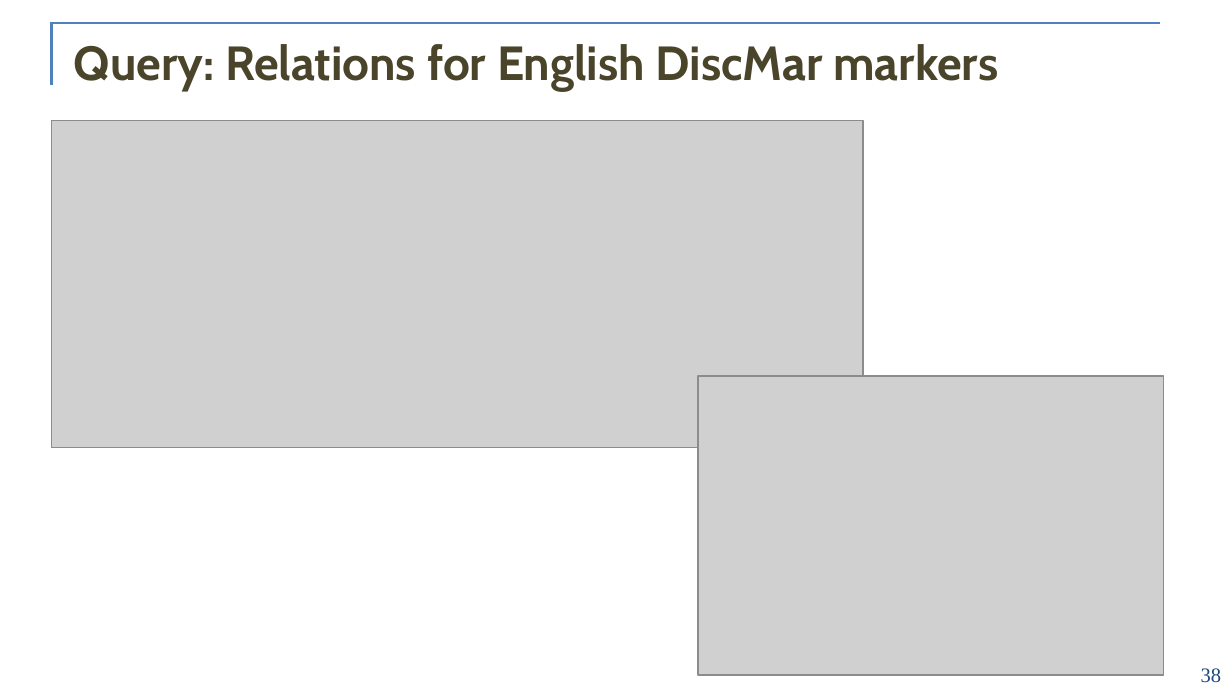
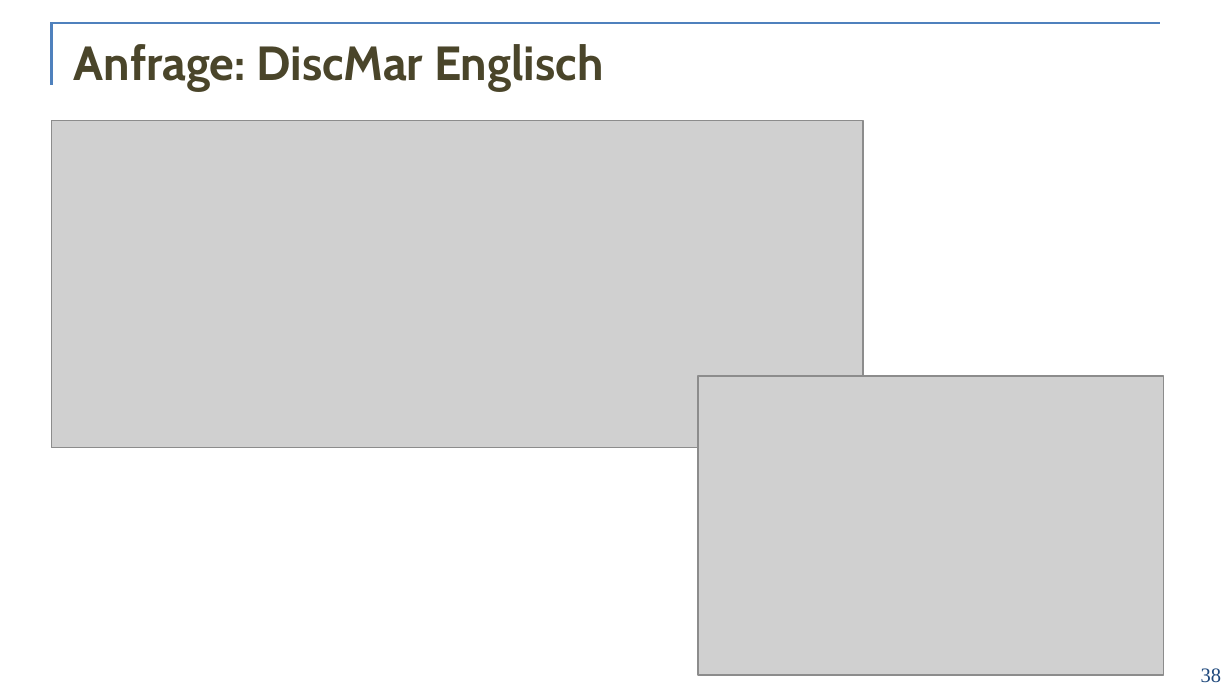
Before and after one commit to acoli-repo/rdf4discourse, a slide deck: slide 38 of doc/vortrag-formatted.pptx. Drawn at 1232x693 pixels with LibreOffice and Linux fonts; fonts in the diff are those of the drawing; grey boxes stand for pictures; background and template pictures are left out. Boxes give left, top, right and bottom in pixels: in the first picture for what was removed or moved away, otherwise in the second. Text is boxed around its words. In the diff, an @@ line names an element or a change of style, - is before the commit and + after.

```diff
--- a/doc/vortrag-formatted.pptx
+++ b/doc/vortrag-formatted.pptx
@@ title at [74,44,603,91]: text changed @@
-Query: Relations for English DiscMar markers
+Anfrage: DiscMar Englisch
```
Also in this commit, not shown: 14 other slides changed, 40 slides added, 9 slides removed.
